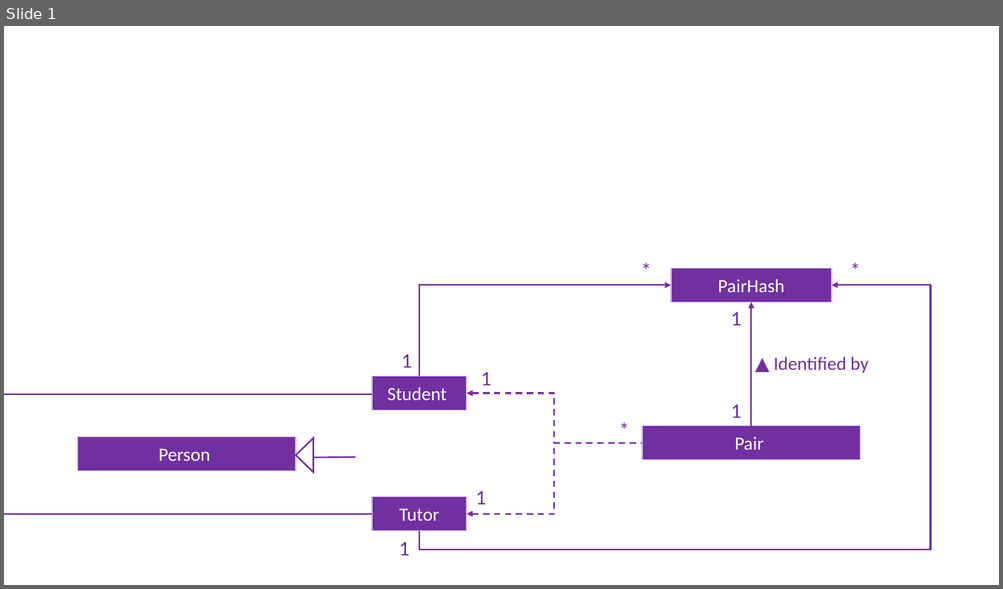
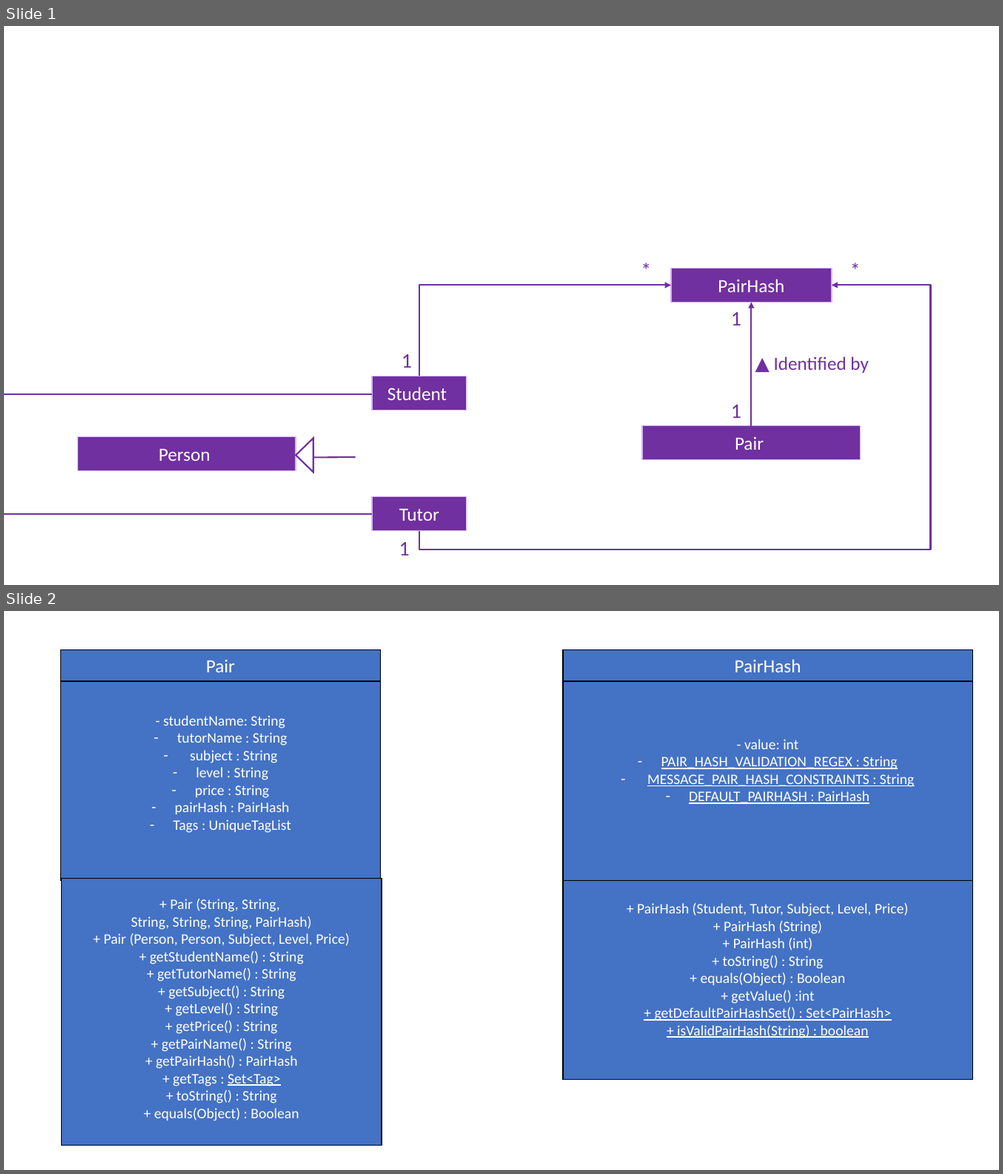
Before and after one commit to sherlynng/main, a slide deck: docs/diagrams/PairClassDiagram.pptx. Shown one above the other, each under a label of ours: slide 1 before the commit, slides 1 and 2 after it. The pictures are 1003x589 and 1003x1174 pixels, drawn with LibreOffice and Linux fonts; fonts in the diff are those of the drawing. Boxes give left, top, right and bottom in pixels: in the first picture for what was removed or moved away, otherwise in the second. Text is boxed around its words. In the diff, an @@ line names an element or a change of style, - is before the commit and + after.

```diff
--- a/docs/diagrams/PairClassDiagram.pptx
+++ b/docs/diagrams/PairClassDiagram.pptx
@@ slide 2 added at (4,611,999,1170), background #FFFFFF @@
@@ rectangle added at (61,649,381,681), fill #4472C4, outline #000000 1 pt, 18 pt, text #FFFFFF @@
+Pair
@@ rectangle added at (563,649,973,681), fill #4472C4, outline #000000 1 pt, 18 pt, text #FFFFFF @@
+PairHash
@@ rectangle added at (61,681,381,880), fill #4472C4, outline #000000 1 pt, 14 pt, text #FFFFFF @@
+- studentName: String
+– tutorName : String
+– subject : String
+– level : String
+– price : String
+– pairHash : PairHash
+– Tags : UniqueTagList
@@ rectangle added at (563,682,973,881), fill #4472C4, outline #000000 1 pt, 14 pt, text #FFFFFF, underline @@
+- value: int
+– PAIR_HASH_VALIDATION_REGEX : String
+– MESSAGE_PAIR_HASH_CONSTRAINTS : String
+– DEFAULT_PAIRHASH : PairHash
@@ rectangle added at (62,879,381,1146), fill #4472C4, outline #000000 1 pt, 14 pt, text #FFFFFF @@
++ Pair (String, String,
+String, String, String, PairHash)
++ Pair (Person, Person, Subject, Level, Price)
++ getStudentName() : String
++ getTutorName() : String
++ getSubject() : String
++ getLevel() : String
++ getPrice() : String
++ getPairName() : String
++ getPairHash() : PairHash
++ getTags : Set<Tag>
++ toString() : String
++ equals(Object) : Boolean
@@ rectangle added at (563,881,973,1080), fill #4472C4, outline #000000 1 pt, 14 pt, text #FFFFFF @@
++ PairHash (Student, Tutor, Subject, Level, Price)
++ PairHash (String)
++ PairHash (int)
++ toString() : String
++ equals(Object) : Boolean
++ getValue() :int
++ getDefaultPairHashSet() : Set<PairHash>
++ isValidPairHash(String) : boolean
@@ slide 1 changed as well @@
@@ text removed at (481,372,491,386) @@
-1
@@ elbow arrow removed from (642, 443) to (466, 394) @@
@@ text removed at (612,413,644,446) @@
-*
@@ elbow arrow removed from (642, 443) to (466, 514) @@
@@ text removed at (475,491,486,505) @@
-1
```
Also in this commit, not shown: 5 other files.
